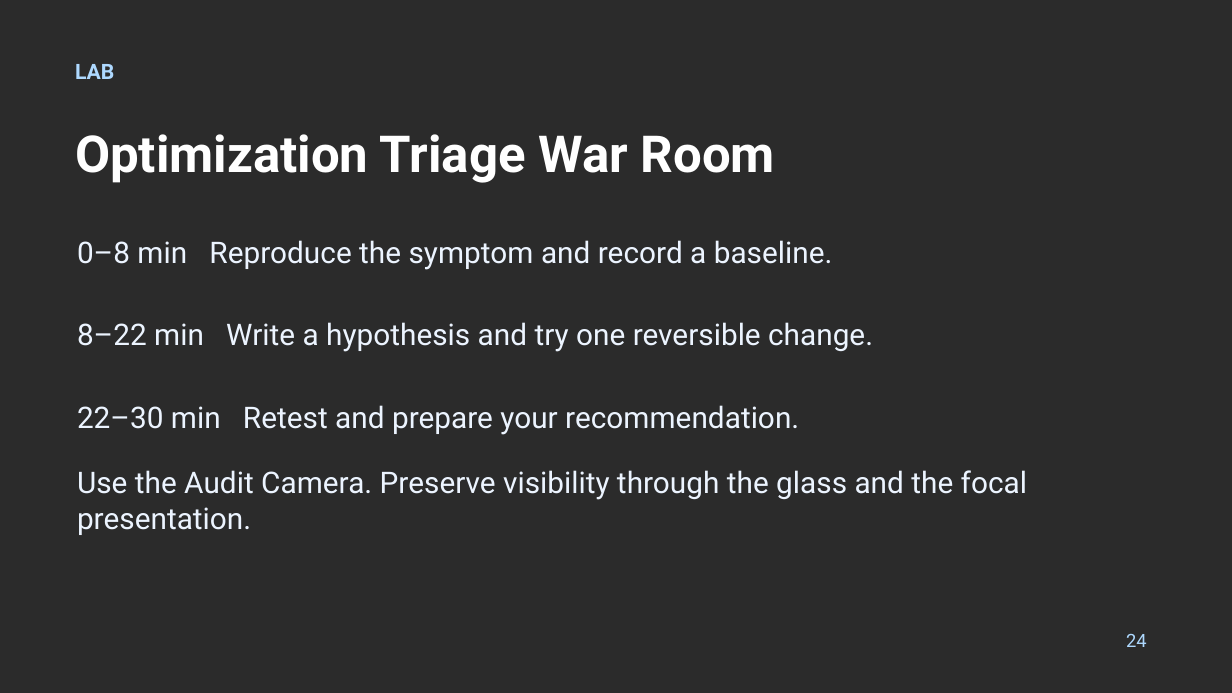
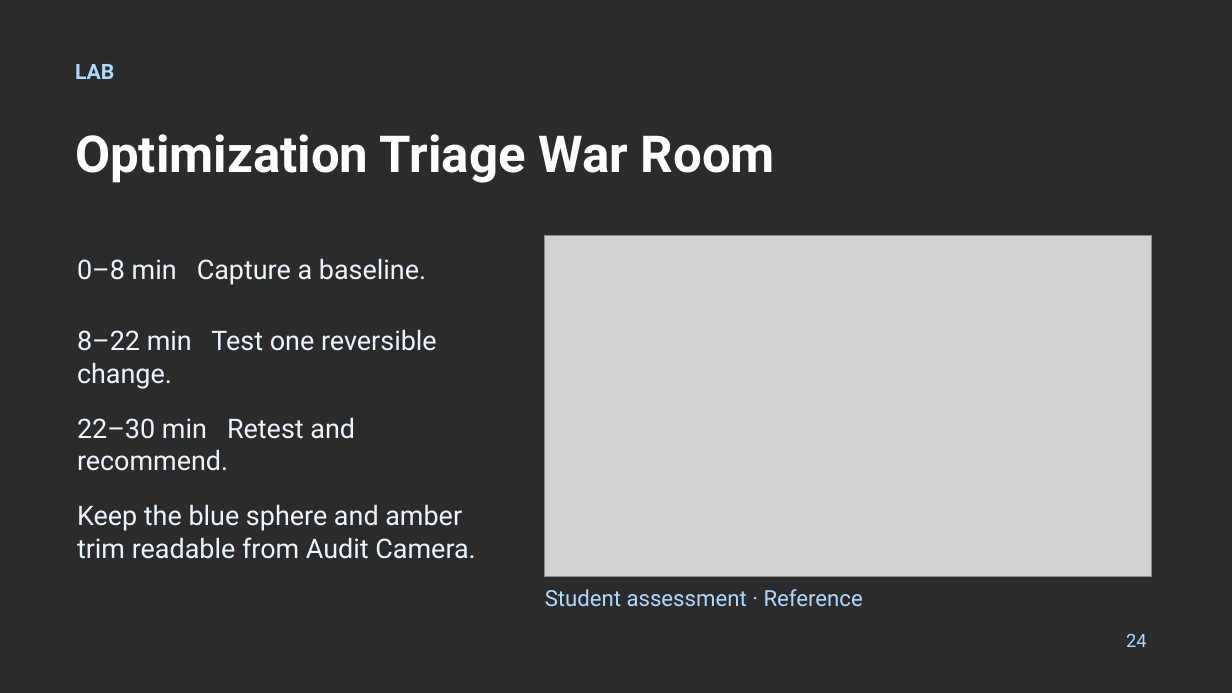
Before and after one commit to anthonymonteagudo/Week10-Profiling, a slide deck: slide 24 of Week10-Slides.pptx. Drawn at 1232x693 pixels with LibreOffice and Linux fonts; fonts in the diff are those of the drawing; grey boxes stand for pictures; background and template pictures are left out; a plain dark background stands for a picture behind light text. Boxes give left, top, right and bottom in pixels: in the first picture for what was removed or moved away, otherwise in the second. Text is boxed around its words. In the diff, an @@ line names an element or a change of style, - is before the commit and + after.

```diff
--- a/Week10-Slides.pptx
+++ b/Week10-Slides.pptx
@@ picture added at bbox=[545, 236, 1152, 577] @@
@@ text at bbox=[77, 258, 426, 285]: text changed; size 23.2 to 21 pt @@
-0–8 min Reproduce the symptom and record a baseline.
+0–8 min Capture a baseline.
@@ text at bbox=[77, 329, 437, 389]: text changed; size 23.2 to 21 pt @@
-8–22 min Write a hypothesis and try one reversible change.
+8–22 min Test one reversible change.
@@ text at bbox=[77, 417, 355, 471]: text changed; size 23.2 to 21 pt @@
-22–30 min Retest and prepare your recommendation.
+22–30 min Retest and recommend.
@@ text removed at bbox=[77, 470, 1027, 535] @@
-Use the Audit Camera. Preserve visibility through the glass and the focal presentation.
@@ text added at bbox=[77, 504, 475, 559], 21 pt, text #ECF4FF @@
+Keep the blue sphere and amber trim readable from Audit Camera.
@@ text added at bbox=[545, 589, 863, 607], 17.2 pt, text #AED9FF @@
+Student assessment · Reference
```
Also in this commit, not shown: 3 other slides changed, 1 slide added, 1 slide removed.
